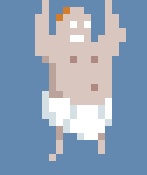
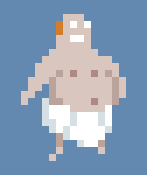
Layer changes from the first 147 × 175 image to the second:
hid "6bis", painted on it over [35, 0, 126, 147]
showed "3bis", painted on it over [21, 7, 126, 147]
